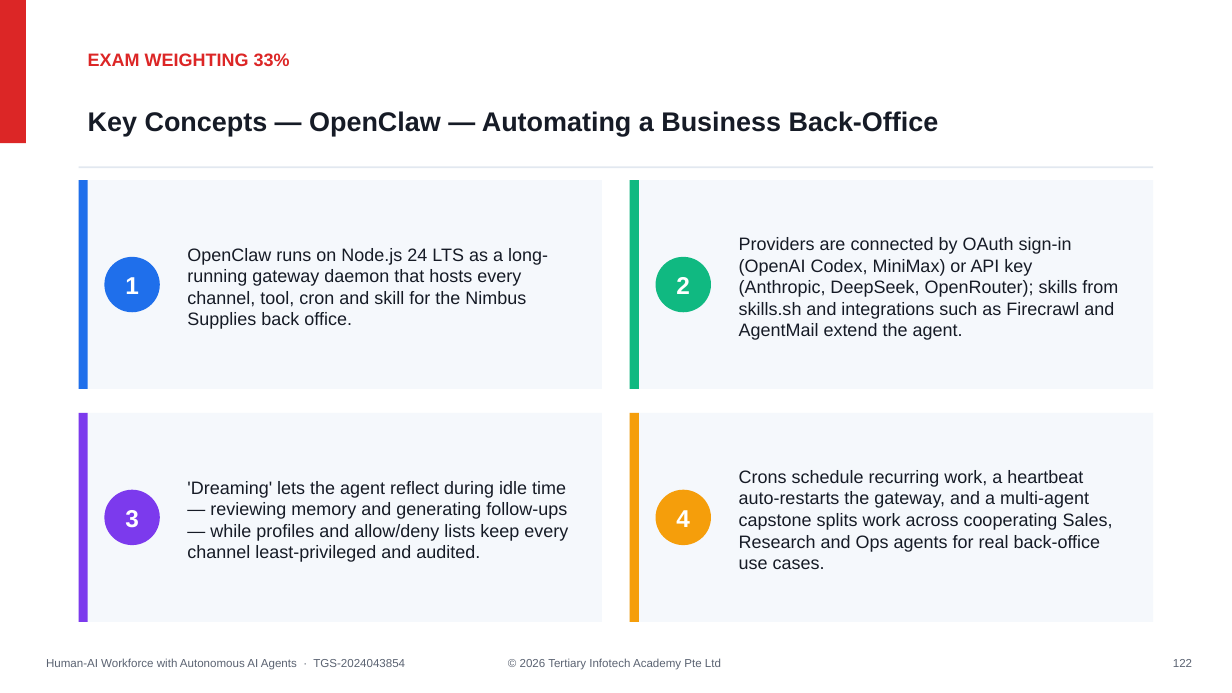
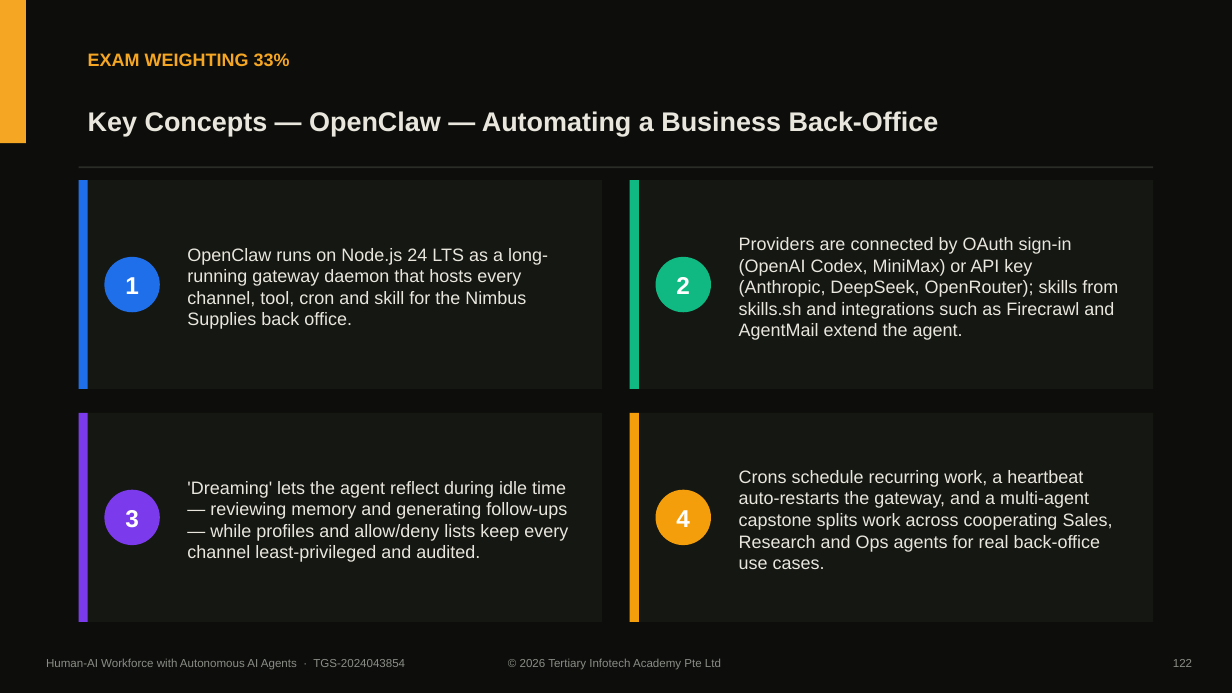
Before and after one commit to tertiarycourses/TGS-2024043854-Build-a-Human-AI-Workforce-with-Autonomous-AI-Agents, a slide deck: slide 123 of courseware/Human-AI Workforce with Autonomous AI Agents-v1.3.pptx. Drawn at 1232x693 pixels with LibreOffice and Linux fonts; fonts in the diff are those of the drawing. Boxes give left, top, right and bottom in pixels: in the first picture for what was removed or moved away, otherwise in the second. Text is boxed around its words. In the diff, an @@ line names an element or a change of style, - is before the commit and + after.

```diff
--- a/courseware/Human-AI Workforce with Autonomous AI Agents-v1.3.pptx
+++ b/courseware/Human-AI Workforce with Autonomous AI Agents-v1.3.pptx
@@ rectangle at bbox=[0, 0, 26, 143]: fill #DC2626 to #F5A623 @@
@@ rectangle added at bbox=[0, 0, 1232, 693], fill #0D0E0B @@
@@ text "EXAM WEIGHTING 33%" at bbox=[88, 53, 290, 66]: text colour #DC2626 to #F5A623 @@
@@ rectangle at bbox=[79, 166, 1153, 168]: fill #E2E8F0 to #2A2C28 @@
@@ fill #F5F8FC to #151712 in 4 elements at bbox=[630, 180, 1154, 389], bbox=[79, 413, 603, 622], bbox=[630, 413, 1154, 622], bbox=[79, 180, 603, 389] @@
@@ text colour #161B26 to #E8E6DD in 5 elements at bbox=[88, 111, 939, 136], bbox=[187, 248, 548, 329], bbox=[739, 237, 1118, 340], bbox=[187, 481, 568, 562], bbox=[739, 470, 1113, 569] @@
@@ text colour #5B6372 to #8A8D86 in 3 elements at bbox=[46, 658, 405, 670], bbox=[520, 658, 721, 670], bbox=[1173, 659, 1192, 667] @@
```
Also in this commit, not shown: 174 other slides changed, 8 other files.
